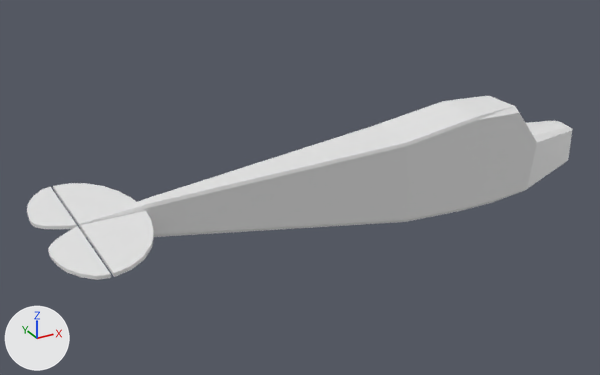
An edit to the Blender file Assets/Airplanes/Starter Plane WIP/Starter Plane Pt2 (Wings).blend, drawn before and after from the same camera.
Before and after are seen from a 50 mm camera at (-10.31, -15.78, 10.72) aimed at (-1.46, 0.31, 2.68). Every picture has the same lights, and +X, +Y and +Z are marked at lower left. The first picture is the older version.

In view in the first picture: 'Left Elevator Flap', 'Main Plane Body', 'Right Elevator Flap', 'Tailfin'.
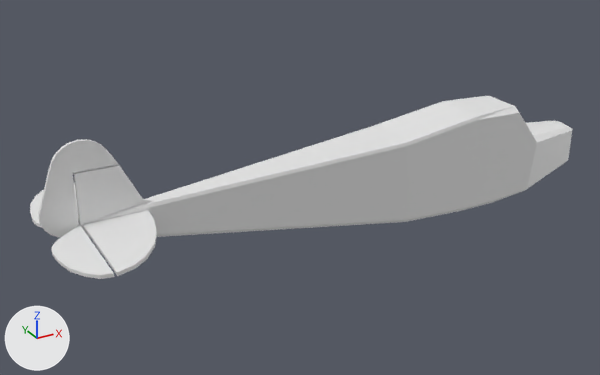
Boxes [x1, y1, x2, y2] around the edits, measured in the pictures (600 x 375 px):
'Tailfin', moved: before [53, 183, 154, 277]; after [74, 183, 157, 276]
'Cylinder', added: after [38, 139, 118, 238]
'Cube.001', added: after [74, 164, 151, 224]
'Right Elevator Flap', moved: before [48, 226, 111, 280]; after [52, 225, 114, 279]
'Left Elevator Flap', moved: before [27, 187, 77, 229]; after [30, 190, 80, 228]

Edits to the bpy script that builds the scene:
```text
Add me_cylinder_003:
    me_cylinder_003.from_pydata(...)  # 38 vertices, 21 faces; spans x -1.57..1.07, y -2.24..1.0, z -1.0..1.0
Add me_cube_002:
    me_cube_002.from_pydata([(-1.0, -1.0, -1.0), (-1.0, -1.0, 0.13), (-1.0, 1.0, -1.0), (-1.0, 1.0, 0.13), (0.56, -1.0, -0.81), (-0.07, -1.0, 0.13), (0.56, 1.0, -0.81), (-0.07, 1.0, 0.13), (-1.0, -1.0, -0.95), (-1.0, 1.0, -0.95), (0.45, 1.0, -0.78), (0.45, -1.0, -0.78), (-1.0, -1.0, -0.9), (-1.0, 1.0, -0.9), (0.37, 1.0, -0.74), (0.37, -1.0, -0.74)], [], [(13, 3, 7, 14), (14, 7, 5, 15), (15, 5, 1, 12), (2, 6, 4, 0), (7, 3, 1, 5), (4, 11, 8, 0), (6, 10, 11, 4), (2, 9, 10, 6), (11, 15, 12, 8), (10, 14, 15, 11), (9, 13, 14, 10), (2, 0, 8, 12, 1, 3, 13, 9)])
Change ob_tailfin:
    ob_tailfin.location: (-6.83, 0.0, 3.04) -> (-6.77, 0.0, 3.04)
Change ob_right_elevator_flap:
    ob_right_elevator_flap.location: (-6.89, 0.0, 3.04) -> (-6.83, 0.0, 3.04)
Change ob_left_elevator_flap:
    ob_left_elevator_flap.location: (-6.89, 0.0, 3.04) -> (-6.83, 0.0, 3.04)
Add ob_cylinder:
    ob_cylinder = bpy.data.objects.new('Cylinder', me_cylinder_003)
    ob_cylinder.location = (-6.61, 0.0, 4.27)
    ob_cylinder.rotation_euler = (1.571, 0.0, 0.0)  # degrees (90, 0, 0)
    ob_cylinder.scale = (0.651, 0.651, 0.04)
Add ob_cube_001:
    ob_cube_001 = bpy.data.objects.new('Cube.001', me_cube_002)
    ob_cube_001.location = (-5.83, 0.0, 4.11)
    ob_cube_001.scale = (1.0, 0.04, 1.0)
```
